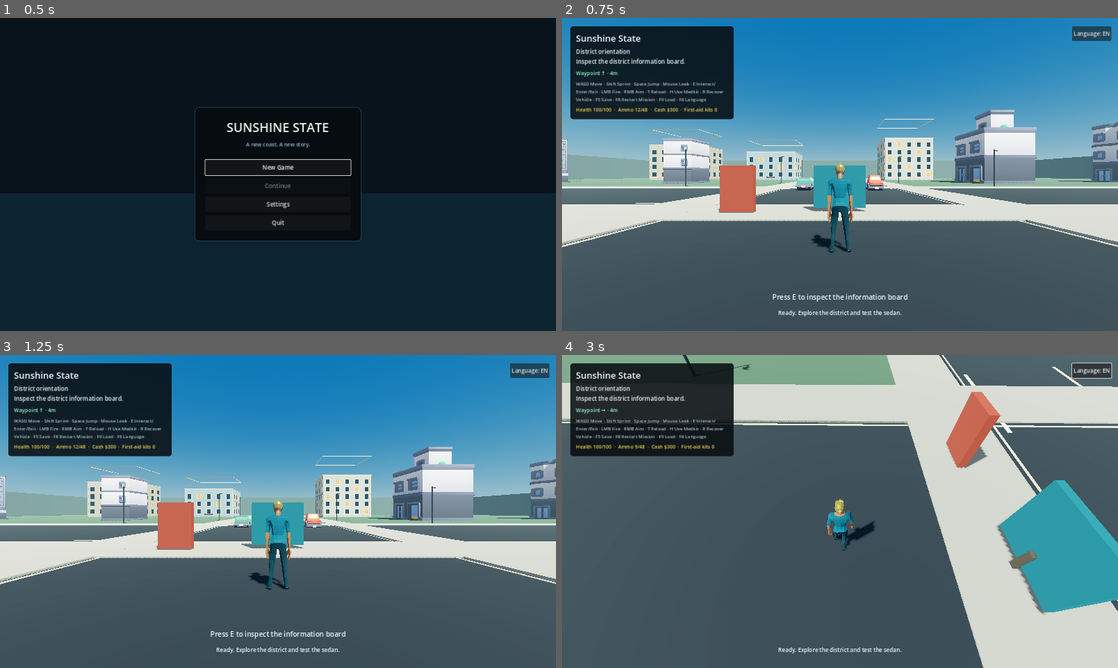
Above: before the commit, frames 1-4 (two rows, left to right).
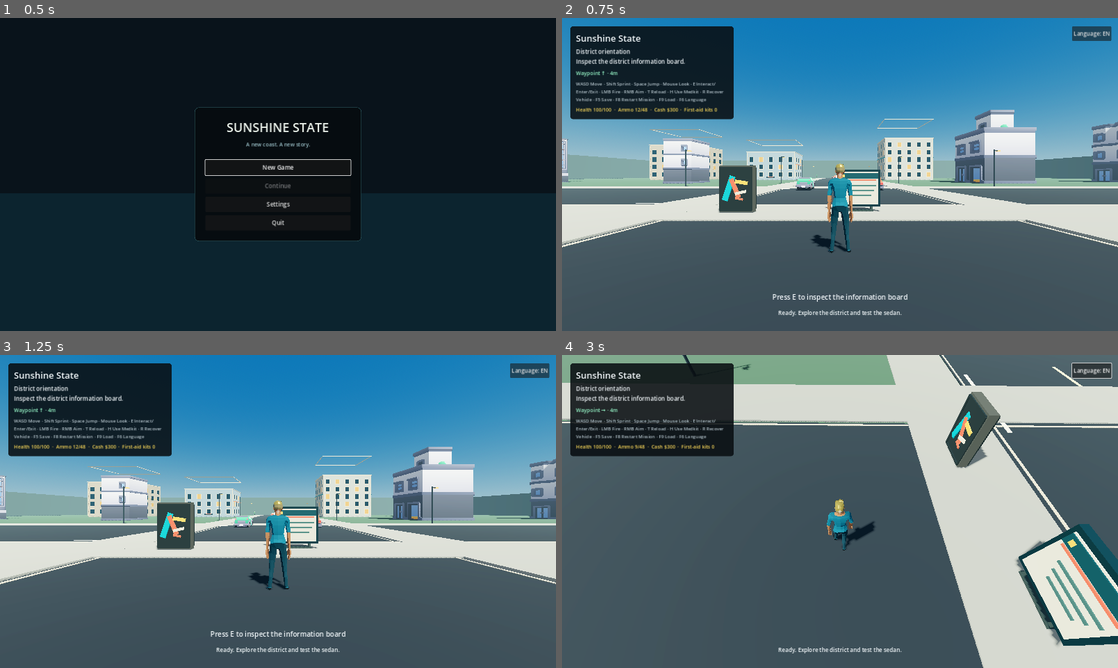
Above: after the commit, the same moments.

Repository: KenlikDev/sunshine-state
Game: Godot game, scene res://scenes/ui/main_menu.tscn
Same seed, same stepped clock (60 frames per second), same inputs: the game is played once before the commit and once after it.
Inputs (mouse positions are in pixels of both pictures, inside the frame that each line leads up to):
- Up to frame 1 (0.5 s): no input
- Up to frame 2 (0.75 s): click "New Game" at 0.5 s
- Up to frame 3 (1.25 s): no input
- Up to frame 4 (3 s): click "Language: EN" at 1.25 s; click "Язык: RU" at 2 s; move the mouse to (867, 511) at 2.77 s; hold W (move_forward) from 2.78 s (still down); tap E (interact) at 2.85 s; click (867, 511) at 2.92 s

Frame 1 is identical in both runs. In frame 2, 2.2% of the frame differs, in the area x 28-58%, y 47-62%; in frame 3, 2.2%; in frame 4, 8.3%, in the area x 69-100%, y 11-93%.

Commit message:
art: replace blank information and graffiti blocks with designed props

Diff:
--- a/scripts/world/greybox_district.gd
+++ b/scripts/world/greybox_district.gd
@@ -204,22 +204,30 @@
 
 
 func _create_information_board() -> void:
-	var board_material := _make_material(Color(0.12, 0.38, 0.43))
-	var post_material := _make_material(Color(0.27, 0.25, 0.21))
+	var frame_material := _make_material(Color(0.045, 0.15, 0.17, 1.0), 0.48)
+	var panel_material := _make_material(Color(0.83, 0.82, 0.73, 1.0), 0.82)
+	var header_material := _make_material(Color(0.07, 0.24, 0.26, 1.0), 0.55)
+	var line_material := _make_material(Color(0.23, 0.36, 0.34, 1.0), 0.88)
+	var gold_material := _make_material(Color(0.96, 0.71, 0.33, 1.0), 0.58)
+	var coral_material := _make_material(Color(0.90, 0.36, 0.28, 1.0), 0.65)
+	var post_material := _make_material(Color(0.19, 0.24, 0.23, 1.0), 0.78)
 
 	var board := StaticBody3D.new()
 	board.name = "DistrictInformationBoard"
-	board.position = Vector3(0.0, 1.05, 7.7)
+	# Keep the board inside the initial interaction reach but shift it off the
+	# player silhouette so it reads as a roadside sign rather than a solid block.
+	board.position = Vector3(0.75, 1.0, 7.7)
 	board.set_script(INTERACTABLE_SCRIPT)
 	board.set("interaction_prompt_key", "INTERACT_READ_BOARD")
 	board.set("interaction_message_key", "MESSAGE_BOARD_READ")
 	board.add_to_group("interactable")
 
+	var board_box := BoxMesh.new()
+	board_box.size = Vector3(1.75, 1.5, 0.18)
 	var board_mesh := MeshInstance3D.new()
-	var board_box := BoxMesh.new()
-	board_box.size = Vector3(2.1, 1.7, 0.18)
+	board_mesh.name = "InformationBoardFrame"
 	board_mesh.mesh = board_box
-	board_mesh.material_override = board_material
+	board_mesh.material_override = frame_material
 	board.add_child(board_mesh)
 
 	var board_collision := CollisionShape3D.new()
@@ -229,10 +237,50 @@
 	board.add_child(board_collision)
 	add_child(board)
 
-	_add_static_box(
-		"InformationBoardPost",
-		Vector3(0.0, 0.35, 7.82),
-		Vector3(0.16, 0.7, 0.16),
+	# Build the same readable sign face on both sides; the player begins on the
+	# positive-Z side. Raised geometry is decorative only; the interaction body
+	# remains a single simple collider.
+	for face: float in [-1.0, 1.0]:
+		var face_z: float = face * 0.102
+		_add_local_box(
+			board, "InformationPanel" + str(face),
+			Vector3(1.56, 1.30, 0.025), Vector3(0.0, 0.0, face_z),
+			panel_material
+		)
+		_add_local_box(
+			board, "InformationHeader" + str(face),
+			Vector3(1.54, 0.23, 0.03), Vector3(0.0, 0.50, face_z + face * 0.02),
+			header_material
+		)
+		_add_local_box(
+			board, "InformationHeaderBadge" + str(face),
+			Vector3(0.11, 0.11, 0.032), Vector3(-0.62, 0.50, face_z + face * 0.022),
+			gold_material
+		)
+		_add_local_box(
+			board, "InformationAccentStripe" + str(face),
+			Vector3(1.40, 0.045, 0.026), Vector3(0.0, 0.335, face_z + face * 0.022),
+			coral_material
+		)
+		for line_index: int in range(3):
+			var line_widths: Array[float] = [1.16, 0.98, 0.79]
+			var line_heights: Array[float] = [0.095, -0.095, -0.285]
+			_add_local_box(
+				board, "InformationTextLine%s_%s" % [face, line_index],
+				Vector3(line_widths[line_index], 0.052, 0.024),
+				Vector3(0.12, line_heights[line_index], face_z + face * 0.022),
+				line_material
+			)
+
+	for side: float in [-1.0, 1.0]:
+		_add_local_box(
+			board, "InformationBoardLeg" + str(side),
+			Vector3(0.09, 0.95, 0.13), Vector3(side * 0.52, -0.55, 0.0),
+			post_material
+		)
+	_add_local_box(
+		board, "InformationBoardFoot",
+		Vector3(1.18, 0.09, 0.18), Vector3(0.0, -0.91, 0.0),
 		post_material
 	)
 
@@ -242,6 +290,67 @@
 	crime_site.name = "GraffitiSpot"
 	crime_site.position = Vector3(-4.0, 1.0, 8.0)
 	add_child(crime_site)
+
+	var wall_mesh := crime_site.get_node_or_null("MeshInstance3D") as MeshInstance3D
+	if wall_mesh != null:
+		wall_mesh.material_override = _make_material(Color(0.24, 0.25, 0.23, 1.0), 0.94)
+
+	var frame_material := _make_material(Color(0.09, 0.12, 0.12, 1.0), 0.78)
+	var paint_colors: Array[StandardMaterial3D] = [
+		_make_material(Color(0.08, 0.64, 0.67, 1.0), 0.6),
+		_make_material(Color(0.93, 0.36, 0.27, 1.0), 0.6),
+		_make_material(Color(0.97, 0.73, 0.31, 1.0), 0.65),
+		_make_material(Color(0.87, 0.84, 0.73, 1.0), 0.8)
+	]
+
+	# Turn the former plain rust-coloured placeholder into a small, framed
+	# graffiti panel. Both faces carry the mural because the promenade is
+	# traversable from either direction.
+	for face: float in [-1.0, 1.0]:
+		var face_z: float = face * 0.151
+		_add_local_box(
+			crime_site, "GraffitiCanvas" + str(face),
+			Vector3(1.14, 1.62, 0.025), Vector3(0.0, 0.0, face_z),
+			frame_material
+		)
+		for side: float in [-1.0, 1.0]:
+			_add_local_box(
+				crime_site, "GraffitiFrameSide%s_%s" % [face, side],
+				Vector3(0.07, 1.66, 0.035), Vector3(side * 0.60, 0.0, face * 0.174),
+				frame_material
+			)
+		for vertical: float in [-1.0, 1.0]:
+			_add_local_box(
+				crime_site, "GraffitiFrameRail%s_%s" % [face, vertical],
+				Vector3(1.22, 0.07, 0.035), Vector3(0.0, vertical * 0.82, face * 0.174),
+				frame_material
+			)
+
+		_add_local_box(
+			crime_site, "GraffitiAquaSlash" + str(face),
+			Vector3(0.22, 0.98, 0.032), Vector3(-0.27, 0.02, face * 0.18),
+			paint_colors[0], deg_to_rad(-18.0)
+		)
+		_add_local_box(
+			crime_site, "GraffitiCoralSlash" + str(face),
+			Vector3(0.17, 0.78, 0.032), Vector3(-0.02, 0.02, face * 0.198),
+			paint_colors[1], deg_to_rad(22.0)
+		)
+		_add_local_box(
+			crime_site, "GraffitiGoldTag" + str(face),
+			Vector3(0.48, 0.14, 0.032), Vector3(0.23, 0.25, face * 0.216),
+			paint_colors[2], deg_to_rad(-9.0)
+		)
+		_add_local_box(
+			crime_site, "GraffitiCreamTag" + str(face),
+			Vector3(0.43, 0.11, 0.032), Vector3(0.20, -0.14, face * 0.216),
+			paint_colors[3], deg_to_rad(13.0)
+		)
+		_add_local_box(
+			crime_site, "GraffitiCoralUnderline" + str(face),
+			Vector3(0.30, 0.075, 0.032), Vector3(0.14, -0.38, face * 0.216),
+			paint_colors[1], deg_to_rad(-12.0)
+		)
 
 
 func _create_shops() -> void:
@@ -420,6 +529,27 @@
 	return material
 
 
+func _add_local_box(
+	parent: Node3D,
+	node_name: String,
+	dimensions: Vector3,
+	local_position: Vector3,
+	material: Material,
+	local_rotation_z: float = 0.0
+) -> MeshInstance3D:
+	var mesh := BoxMesh.new()
+	mesh.size = dimensions
+	var instance := MeshInstance3D.new()
+	instance.name = node_name
+	instance.mesh = mesh
+	instance.material_override = material
+	instance.position = local_position
+	instance.rotation.z = local_rotation_z
+	instance.cast_shadow = GeometryInstance3D.SHADOW_CASTING_SETTING_OFF
+	parent.add_child(instance)
+	return instance
+
+
 func _add_visual_box(
 	node_name: String,
 	center: Vector3,
